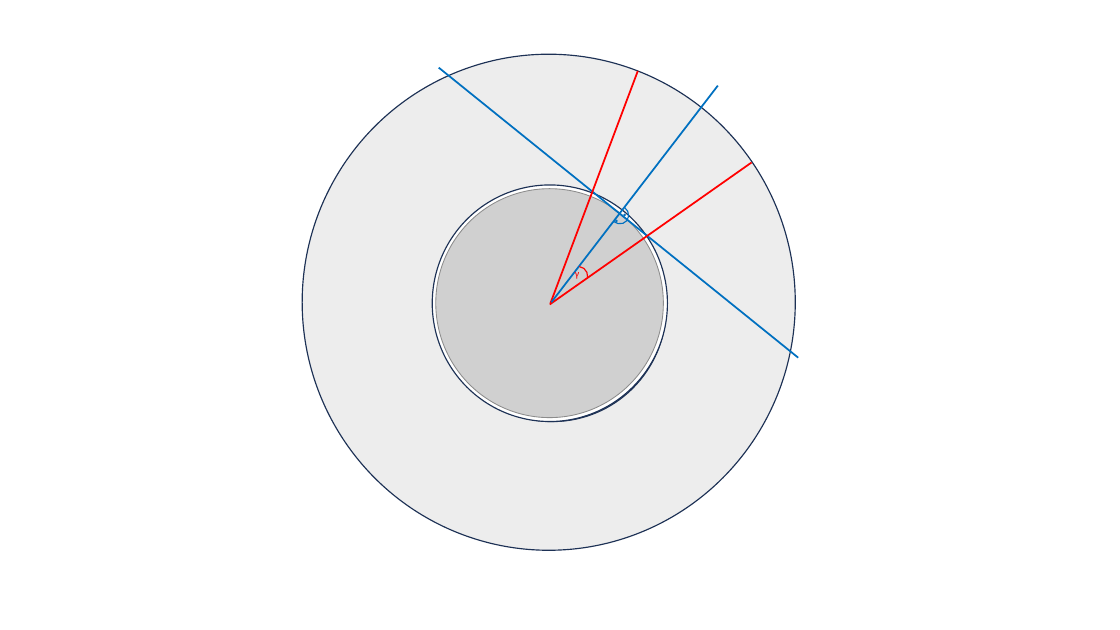
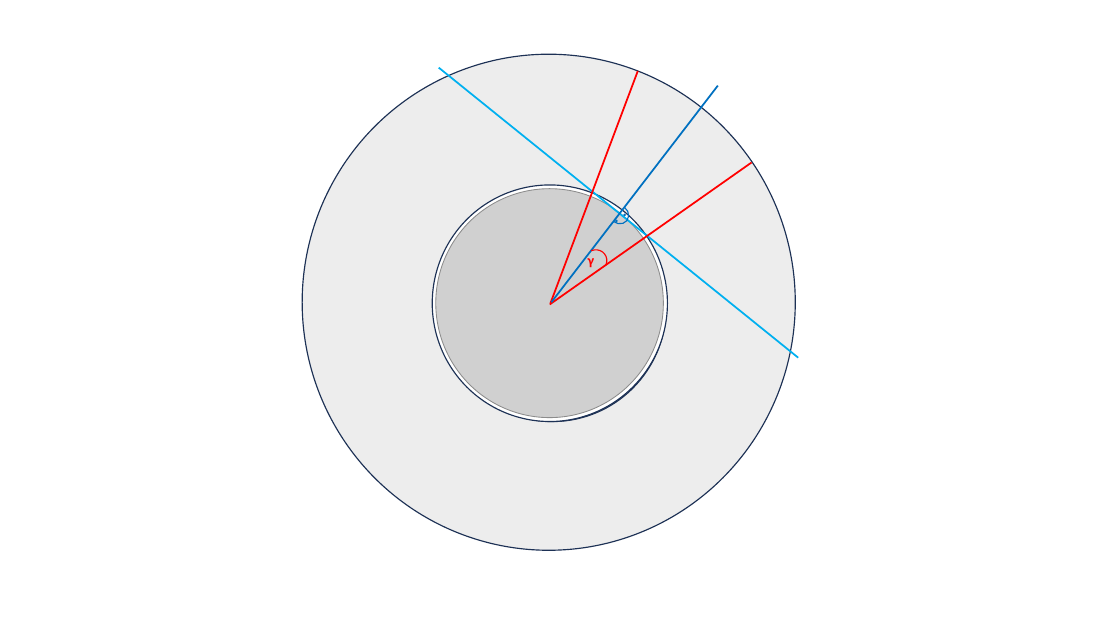
Before and after one commit to timoluebbing/Satellites, a slide deck: slide 1 of Figures/schematic_plot.pptx. Drawn at 1120x630 pixels with LibreOffice and Linux fonts; fonts in the diff are those of the drawing; grey boxes stand for pictures. Boxes give left, top, right and bottom in pixels: in the first picture for what was removed or moved away, otherwise in the second. Text is boxed around its words. In the diff, an @@ line names an element or a change of style, - is before the commit and + after.

```diff
--- a/Figures/schematic_plot.pptx
+++ b/Figures/schematic_plot.pptx
@@ line (439, 68) - (798, 358): stroke #0070C0 1.5 pt to #00B0F0 1.5 pt @@
@@ arc (boxed as its full ellipse): place and size @@
-arc (boxed as its full ellipse) at <box>568,265,589,287</box>
+arc (boxed as its full ellipse) at <box>584,248,609,273</box>
@@ arc (boxed as its full ellipse) at <box>584,248,609,273</box>: proportions changed @@
@@ text "γ": place and size @@
-text "γ" at <box>575,268,580,279</box>
+text "γ" at <box>588,254,595,267</box>
@@ text "γ" at <box>588,254,595,267</box>: size 9 to 12 pt, bold on @@
```
Also in this commit, not shown: 1 other file.
